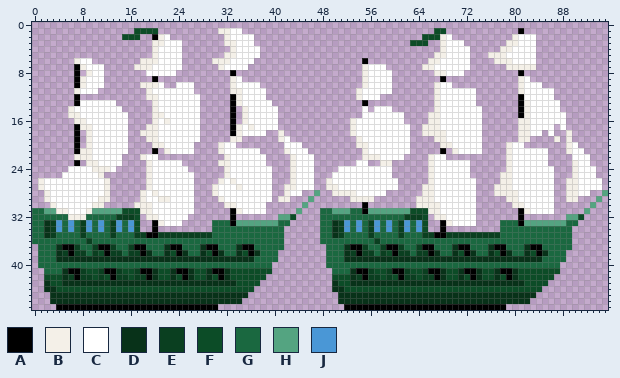
Two states of a sprite sheet, games/ships/res/ship3.png. Above: the version before the commit.
The file is 96x48 pixels.
Palette (. is transparent): A #000000  B #f4f0e8  C #ffffff  D #083219  E #0a3f20  F #0c4c27  G #1a6840  H #54a481  J #4a97d6
Pixels before, first column x 0:
 1 .................FFFF..........BBCC................................FF............A..............
 2 ...............FFF..ABC.........BCCCC............................FFFBC..........BCCC............
 3 ....................BBCCC.......BBCCC..........................FFF..BCCC.......BBCCC............
 4 ....................BCCCC........BCCCC..............................BCCCC.....BBCCCC............
 5 ....................BCCCC.......BBCCCC.............................BBCCCC...BBBCCCCC............
 6 .......BCC........BBBCCCC.....BBBCCCC..................A..........BBCCCCC....BBBCCCC............
 7 .......ABCCC.....BBBCCCCC......BCCCC...................BCCC......BBCCCCCC......BBBBB............
 8 .......A.BCC.......CCCCC.........A.....................BCCCC.......BBCCC.........A..............
 9 .......ABCCC........A............BC....................BCCCC........A............BC.............
10 .......ABCCC......BBBC..CCC......BCCCC.................BCCCC.......BCC...........BCCC...........
11 .......BCCC........BCCCCCCC......BBCCCC...............BCCCCC.......BCCCCCC.......BCCCCC.........
12 .......A...........BBCCCCCCC.....ABCCCC...............BCCC.........BCCCCCC.......ACCCCC.........
13 .......ACCCCCC......BCCCCCCC.....ABCCCCC...............A...........BCCCCCC.......ABCCCCC........
14 ......BCCCCCCCC.....BCCCCCCC.....A.BCCCCC..............C.CCC.......BCCCCCCC......ABCCCCC........
15 ......BBCCCCCCCC....BBCCCCCC.....A.BCCCCC..............CCCCCCC....BBCCCCCCC......ABCCCCCC.......
16 .......BBCCCCCCC....BCBCCCCC.....A.BCCCCC............BCCCCCCCC....BBCCCCCCC......BBCCCCCC.......
17 .......ABBCCCCCC...BBCCCCCCC.....ABCBCCCC............BCCCCCCCCC..BBBCCCCCCC......BBCCCC.C.......
18 .......A.BCCCCCC..BBBCCCCCCC.....ABCCCC..B...........BCCCCCCCCC..BBBBCCCCCC......BBCC.C..B......
19 .......A.BCCCCCC...BBCCCCCCC.....BB......BC...........BCCCCCCCC....BBCCCCCC......BB....B.B......
20 .......A.BCCCCCC....BBCCCCC....BCC........CCC.........BBCCCCCCC.....BBCCCCC....BCC.......BC.....
21 .......ABBCCCCCC....A.BCCCC....BCCCCCC....BCCC.........BCCCCCCC.....A.BCCCC....BCCCCCC...BCC....
22 .......BBBCCCCC...BCC...........BCCCCCC....BCCC........BBBCCCC....BCC..........BCCCCCC....CCC...
23 .......A.BBCCCC....BCCCCC......BBCCCCCC....BCCC.......CC..BB......BCCCCCC......BCCCCCC....BCC...
24 ......CCCCBBBC.....BCCCCCC......BCCCCCCC...BCCC....CCCCCCCCC......BCCCCCC......BCCCCCCC...BCCC..
25 .....CCCCCCB.......BCCCCCCC.....BCCCCCCC...BCCC...CCCCCCCCCC......BCCCCCC.....BBCCCCCCC...BCCC..
26 .BCCCCCCCCCCB......BCCCCCCC....BCBCCCCCC...BCCC..BCCCCCCCCCCC.....BCCCCCCC....BBCCCCCCC..BBCCCC.
27 .BCCCCCCCCCCB......BCCCCCCC...BCCCBCCCCC..BBCCC..BBCCCCCCCCCC....BBCCCCCCC...BBBCCCCCCC..BBCCCC.
28 ..BCCCCCCCCCB.....BCBCCCCCC...BCCCCCCCCC..BCC..H..BBBBCCCCC......BBCCCCCCC...BBBBCCCCCC..BBCC..H
29 ..BCCCCCCCCBB.....BCCBBCCCC....BCCCCCCCC.BB...H......BBBB.......BBBCCCCCCC.....BBCCCCCC..BB...H.
30 ...BCCCCCCBB.....BBBCCCCCCC.....BBCCCCC......H.........A........BBBBCCCCCC......BBCCCCC......H..
31 GGHHBBCCCBHHHHHFFFBBCCCCCCC......ABCCCC.....H...GGHHHGGAHHHHHHHFFFBBCCCCCC.......ABCCCC.....H...
32 GGGGGGBBBGGGGGEEEF.BBCCCCC.......A.......HHF....GGGGGGGGGGGGGGEEEF.BBCCCCC.......A.......HHF....
33 GGDEJGJGEJGJGEJGJF..ABCCC.....GGGAHHHHHHHGG.....GGDEJGJGEJGJGEJGJF..ABCCCC....GGGAHHHHHHHGG.....
34 GGDEJGJGEJGJGEJGJF..A.........GGGGGGGGGGGG......GGDEJGJGEJGJGEJGJF..A.........GGGGGGGGGGGG......
35 GGDEGGGGEGGGGEGGGEEAAEEEEEEEEEGGGGGGGGGGGG......GGDEGGGGEGGGGEGGGEEAAEEEEEEEEEGGGGGGGGGGGG......
36 GGGGGGGGGEGGGGGGGGGGGGGGGGGGGGGGGGGGGGGGGG......GGGGGGGGGEGGGGGGGGGGGGGGGGGGGGGGGGGGGGGGGG......
37 .GGGDAAEGGEAAEGGEAAGGGDAAGGGDAAGGGDAAGGGGG.......GGGDAAEGGEAAEGGEAAGGGDAAGGGDAAGGGDAAGGGGG......
38 .GGGDEAEEGEFAEEGEEADGGDFADGGDFADGGDFADGGG........GGGDEAEEGEFAEEGEEADGGDFADGGDFADGGDFADGGG.......
39 .GGGDDDDDDDDDDDDDDDDDDDDDDDDDDDDDDDDDGGGG........GGGDDDDDDDDDDDDDDDDDDDDDDDDDDDDDDDDDGGGG.......
40 .GGGGGGGGGGGGGGGGGGGGGGGGGGGGGGGGGGGGGGG.........GGGGGGGGGGGGGGGGGGGGGGGGGGGGGGGGGGGGGGG........
41 ..GGGDAAEFFEAAEFFEAADFFDAADFFDAADFFFFFFF..........GGGDAAEFFEAAEFFEAADFFDAADFFDAADFFFFFFF........
42 ..FFFDEAEEFEFAEEFEEADFFDFADFFDFADFFFFFF...........FFFDEAEEFEFAEEFEEADFFDFADFFDFADFFFFFF.........
43 ..DFFDDDDDDDDDDDDDDDDDDDDDDDDDDDDDFFFF............DFFDDDDDDDDDDDDDDDDDDDDDDDDDDDDDFFFF..........
44 ..DDFFFFFFFFFFFFFFFFFFFFFFFFFFFFFFFFF.............DDFFFFFFFFFFFFFFFFFFFFFFFFFFFFFFFFF...........
45 ...DDDDDDDDDDDDDDDDDDDDDDDDDDDDDDDDD...............DDDDDDDDDDDDDDDDDDDDDDDDDDDDDDDDD............
46 ...DDDDDDDDDDDDDDDDDDDDDDDDDDDDDDDD................DDDDDDDDDDDDDDDDDDDDDDDDDDDDDDDD.............
47 ....AAAAAAAAAAAAAAAAAAAAAAAAAAA.....................AAAAAAAAAAAAAAAAAAAAAAAAAAA.................
New version:
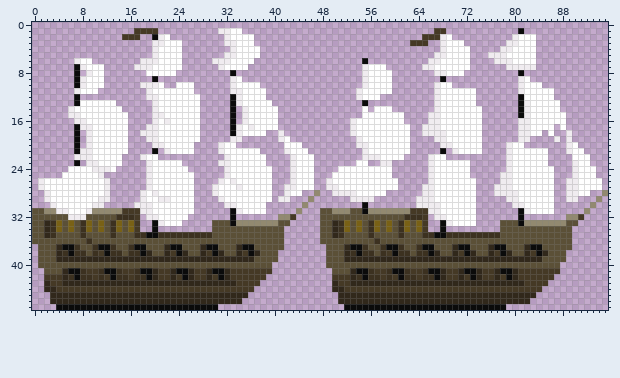
Difference:
{"colour":"A","old":"#000000","new":"#0b0b0b"}
{"colour":"B","old":"#f4f0e8","new":"#f0ecf0"}
{"colour":"D","old":"#083219","new":"#31281b"}
{"colour":"E","old":"#0a3f20","new":"#3c3120"}
{"colour":"F","old":"#0c4c27","new":"#453925"}
{"colour":"G","old":"#1a6840","new":"#5b5037"}
{"colour":"H","old":"#54a481","new":"#928970"}
{"colour":"J","old":"#4a97d6","new":"#796115"}
